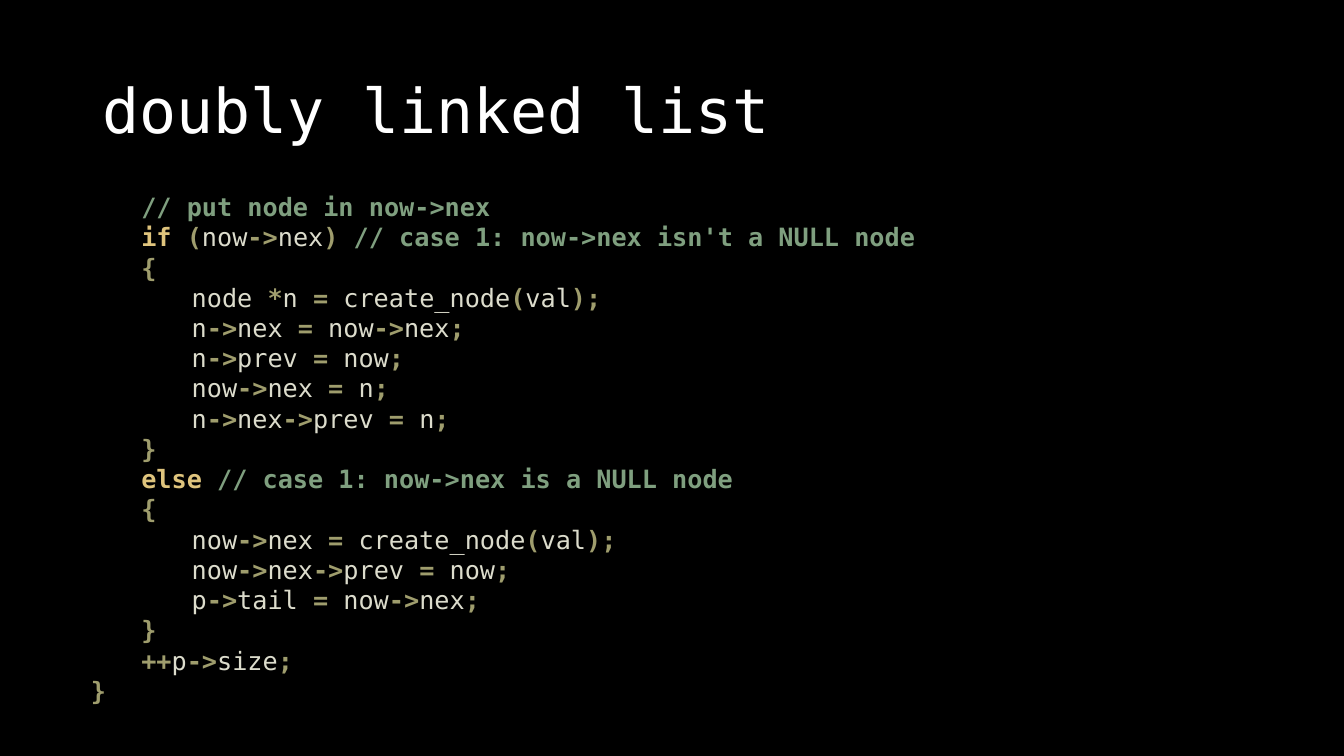
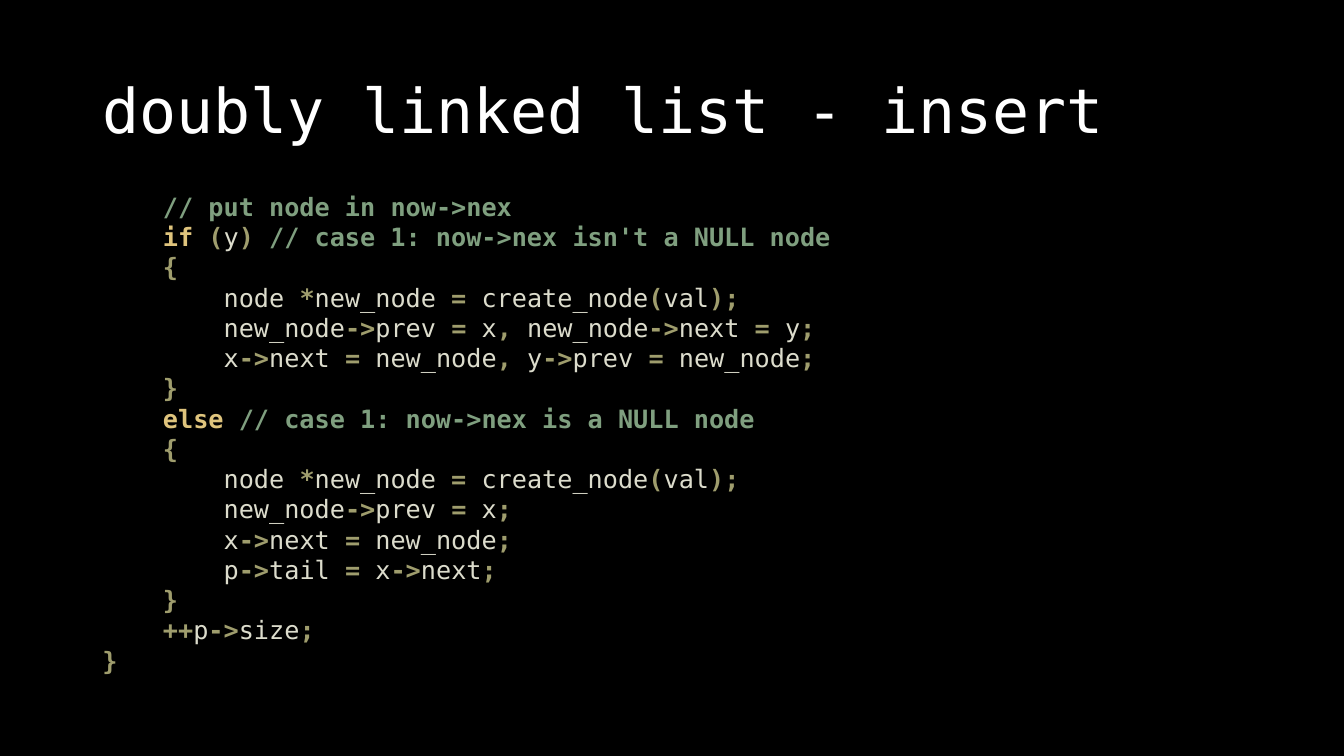
Before and after one commit to OEmiliatanO/those_c_prog_didnt_teach, a slide deck: slide 33 of Ch3/Ch3-data structure.pptx (slide 15 before the commit). Drawn at 1344x756 pixels with LibreOffice and Linux fonts; fonts in the diff are those of the drawing. Boxes give left, top, right and bottom in pixels: in the first picture for what was removed or moved away, otherwise in the second. Text is boxed around its words. In the diff, an @@ line names an element or a change of style, - is before the commit and + after.

```diff
--- a/Ch3/Ch3-data structure.pptx
+++ b/Ch3/Ch3-data structure.pptx
@@ title at (x1=102, y1=86, x2=1103, y2=146): text changed @@
-doubly linked list
+doubly linked list - insert
@@ text "// put node in now->nex" moved from (x1=141, y1=195, x2=915, y2=676) to (x1=163, y1=195, x2=831, y2=645) @@
@@ text at (x1=163, y1=225, x2=831, y2=252): text changed @@
-if (now->nex) // case 1: now->nex isn't a NULL node
+if (y) // case 1: now->nex isn't a NULL node
@@ text at (x1=224, y1=287, x2=816, y2=373): text changed @@
-node *n = create_node(val);
-n->nex = now->nex;
-n->prev = now;
-now->nex = n;
-n->nex->prev = n;
+node *new_node = create_node(val);
+new_node->prev = x, new_node->next = y;
+x->next = new_node, y->prev = new_node;
@@ text at (x1=224, y1=468, x2=740, y2=585): text changed @@
-now->nex = create_node(val);
-now->nex->prev = now;
-p->tail = now->nex;
+node *new_node = create_node(val);
+new_node->prev = x;
+x->next = new_node;
+p->tail = x->next;
```
Also in this commit, not shown: 34 other slides changed, 87 slides added, 2 slides removed, 3 other files.
